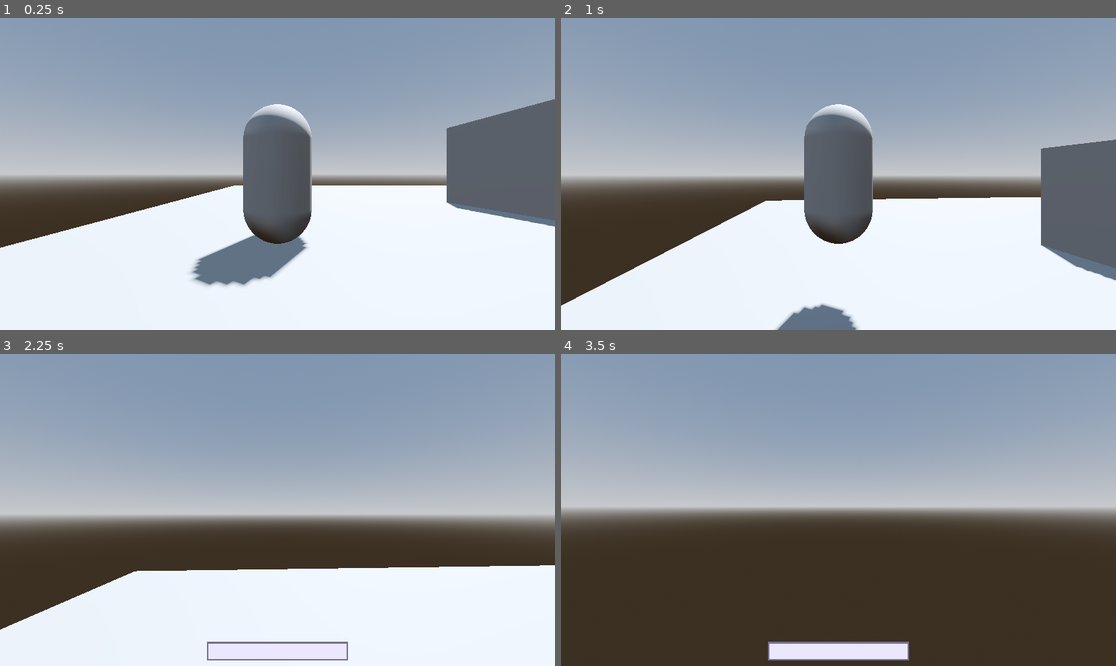
Above: before the commit, frames 1-4 (two rows, left to right).
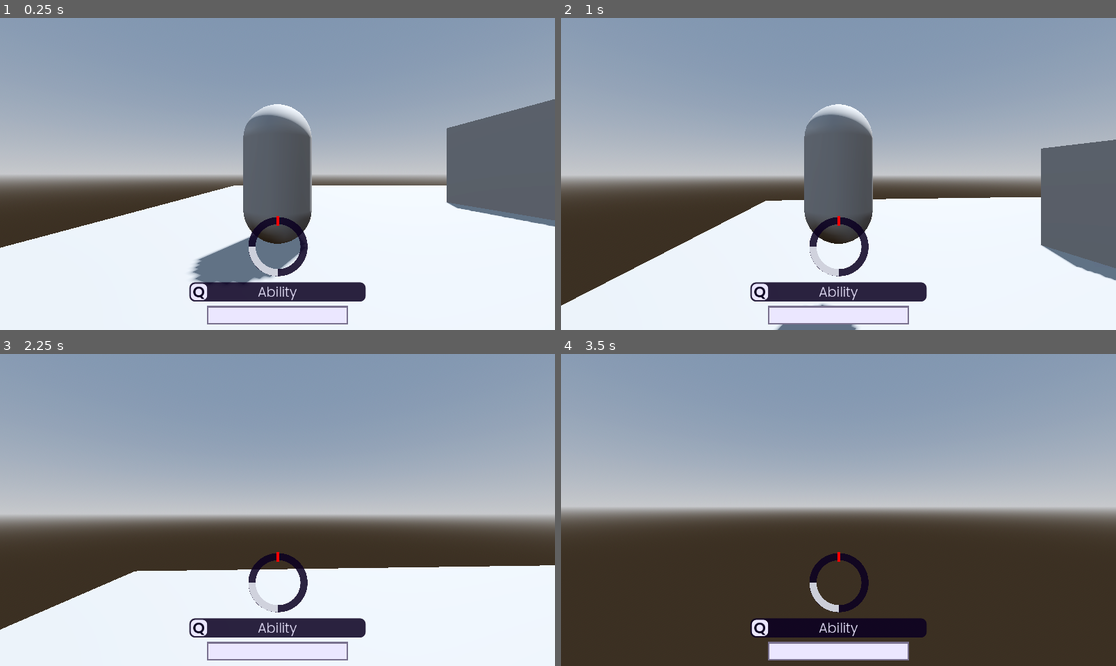
Above: after the commit, the same moments.

Repository: CrispyMD/Escape-The-Establishment
Game: Godot game, scene res://scenes/main_level.tscn
The game is run twice, just before and just after one commit, with the same random seed, the same clock (stepped at 60 frames per second) and the same inputs.
Inputs (mouse positions are in pixels of both pictures, inside the frame that each line leads up to):
- Up to frame 1 (0.25 s): no input
- Up to frame 2 (1 s): tap Enter at 0.5 s; move the mouse to (866, 174) at 0.52 s; hold W (forward) from 0.53 s (still down); tap Q (ability) at 0.6 s; tap Space (jump) at 0.77 s
- Up to frame 3 (2.25 s): keep holding W (forward); move the mouse to (249, 510) at 1.27 s; tap E (interact) at 1.35 s; tap Space (jump) at 1.52 s; move the mouse to (288, 503) at 2.02 s; tap F (switch_pov) at 2.1 s
- Up to frame 4 (3.5 s): keep holding W (forward); move the mouse to (832, 516) at 2.77 s; tap Q (ability) at 2.85 s; tap Space (jump) at 3.02 s

The runs differ from the first frame. In frame 1, 2.9% of the frame differs, in the area x 34-66%, y 63-99%; in frame 2, 3.4%; in frame 3, 2.6%; in frame 4, 2.6%.

Commit message:
Minor adjustments

Diff:
--- a/Escape The Establishment/scenes/character.tscn
+++ b/Escape The Establishment/scenes/character.tscn
@@ -85,17 +85,16 @@
 script = ExtResource("2_njcvc")
 
 [node name="AbilityPanel" type="Panel" parent="CharacterUI"]
-visible = false
 layout_mode = 1
 anchors_preset = -1
 anchor_left = 0.5
 anchor_top = 0.909
 anchor_right = 0.5
 anchor_bottom = 0.909
-offset_left = -80.0
+offset_left = -183.0
 offset_top = -40.032
-offset_right = 80.0
-offset_bottom = -0.0320435
+offset_right = 183.0
+offset_bottom = -0.0319824
 grow_horizontal = 2
 grow_vertical = 0
 mouse_filter = 2
@@ -134,6 +133,25 @@
 label_settings = SubResource("LabelSettings_2ab3d")
 horizontal_alignment = 1
 vertical_alignment = 1
+
+[node name="AbilityText" type="Label" parent="CharacterUI/AbilityPanel"]
+layout_mode = 1
+anchors_preset = 8
+anchor_left = 0.5
+anchor_top = 0.5
+anchor_right = 0.5
+anchor_bottom = 0.5
+offset_left = -57.0
+offset_top = -20.0
+offset_right = 57.0
+offset_bottom = 20.0
+grow_horizontal = 2
+grow_vertical = 2
+text = "Ability"
+label_settings = SubResource("LabelSettings_qaaxn")
+horizontal_alignment = 1
+vertical_alignment = 1
+autowrap_mode = 1
 
 [node name="VBoxContainer" type="VBoxContainer" parent="CharacterUI/AbilityPanel"]
 visible = false
@@ -159,25 +177,7 @@
 fit_content = true
 scroll_active = false
 
-[node name="AbilityText" type="Label" parent="CharacterUI/AbilityPanel"]
-layout_mode = 1
-anchors_preset = 6
-anchor_left = 1.0
-anchor_top = 0.5
-anchor_right = 1.0
-anchor_bottom = 0.5
-offset_left = -114.0
-offset_top = -20.0
-offset_bottom = 20.0
-grow_horizontal = 0
-grow_vertical = 2
-text = "Ability"
-label_settings = SubResource("LabelSettings_qaaxn")
-vertical_alignment = 1
-autowrap_mode = 1
-
 [node name="ProgressBar" type="Panel" parent="CharacterUI"]
-visible = false
 layout_mode = 1
 anchors_preset = -1
 anchor_left = 0.5
@@ -238,7 +238,6 @@
 color = Color(0.0431373, 0, 0.129412, 0.509804)
 
 [node name="SkillCheck" type="Control" parent="CharacterUI"]
-visible = false
 anchors_preset = 0
 offset_right = 40.0
 offset_bottom = 40.0
--- a/Escape The Establishment/scenes/computer.tscn
+++ b/Escape The Establishment/scenes/computer.tscn
@@ -59,6 +59,7 @@
 [node name="ComputerFailSprite" type="Sprite3D" parent="."]
 transform = Transform3D(0.22, 0, 0, 0, 0.22, 0, 0, 0, 0.22, 1.18024, 3.83709, 0.0579631)
 visible = false
+billboard = 1
 texture = ExtResource("3_nhl2q")
 
 [connection signal="body_entered" from="HackAreas" to="." method="_on_hack_areas_body_entered"]
